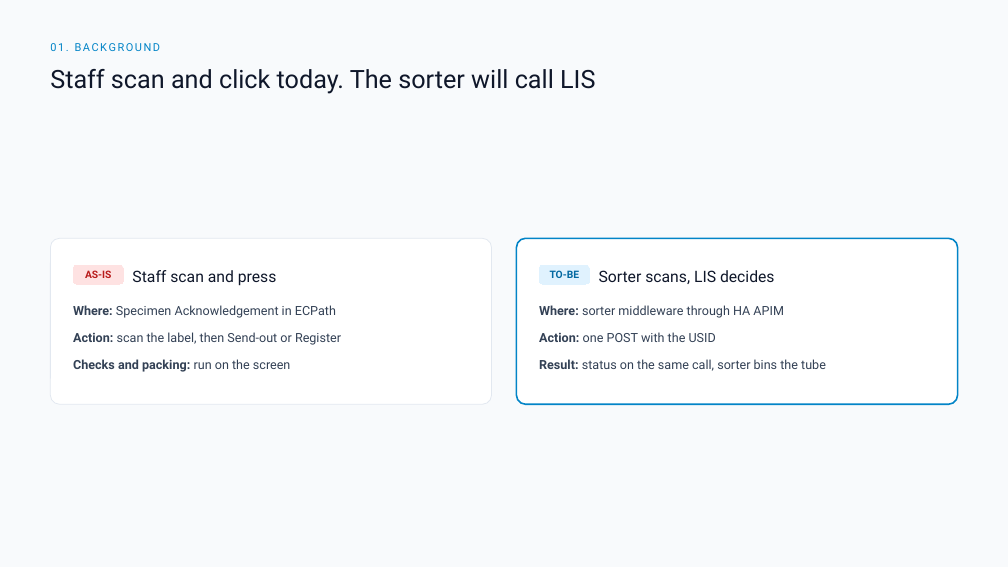
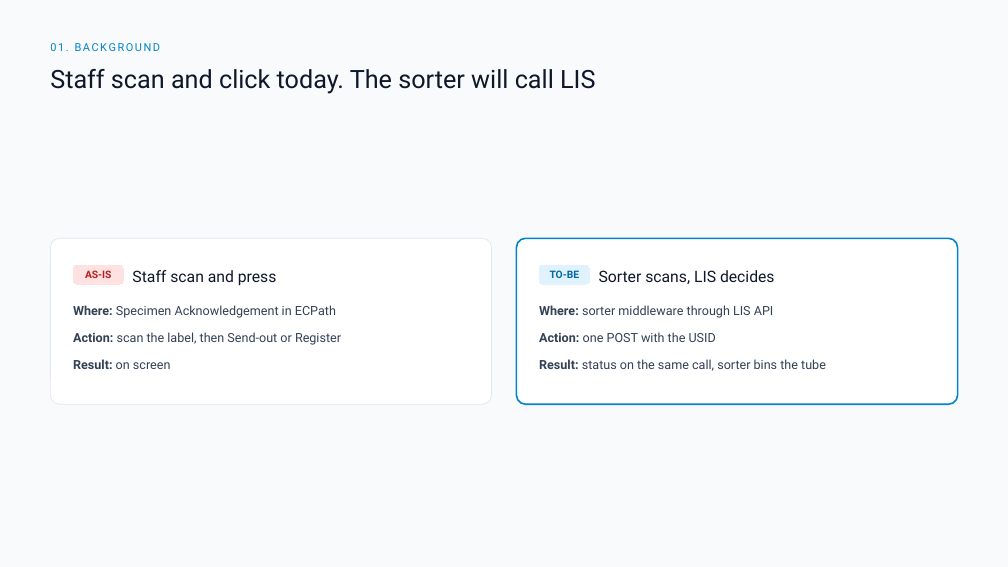
Before and after one commit to DragonChong/HA-Notes, a slide deck: slide 3 of SDLC/Projects/TMP-specimen-sorter-api — Specimen Sorter API/assets/Specimen Sorter API v3.pptx. Drawn at 1008x567 pixels with LibreOffice and Linux fonts; fonts in the diff are those of the drawing. Boxes give left, top, right and bottom in pixels: in the first picture for what was removed or moved away, otherwise in the second. Text is boxed around its words. In the diff, an @@ line names an element or a change of style, - is before the commit and + after.

```diff
--- a/SDLC/Projects/TMP-specimen-sorter-api — Specimen Sorter API/assets/Specimen Sorter API v3.pptx
+++ b/SDLC/Projects/TMP-specimen-sorter-api — Specimen Sorter API/assets/Specimen Sorter API v3.pptx
@@ text at (539,305,774,318): text changed @@
-Where: sorter middleware through HA APIM
+Where: sorter middleware through LIS API
@@ text at (73,359,170,369): text changed; bold off @@
-Checks and packing: run on the screen
+Result: on screen
```
Also in this commit, not shown: 3 other slides changed, 3 other files.
